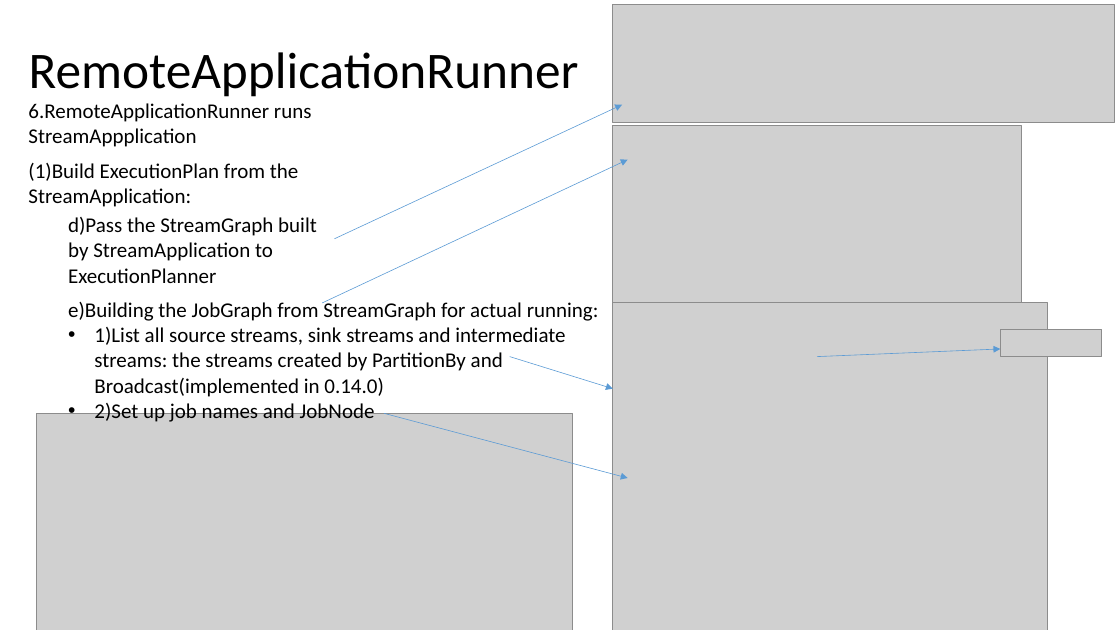
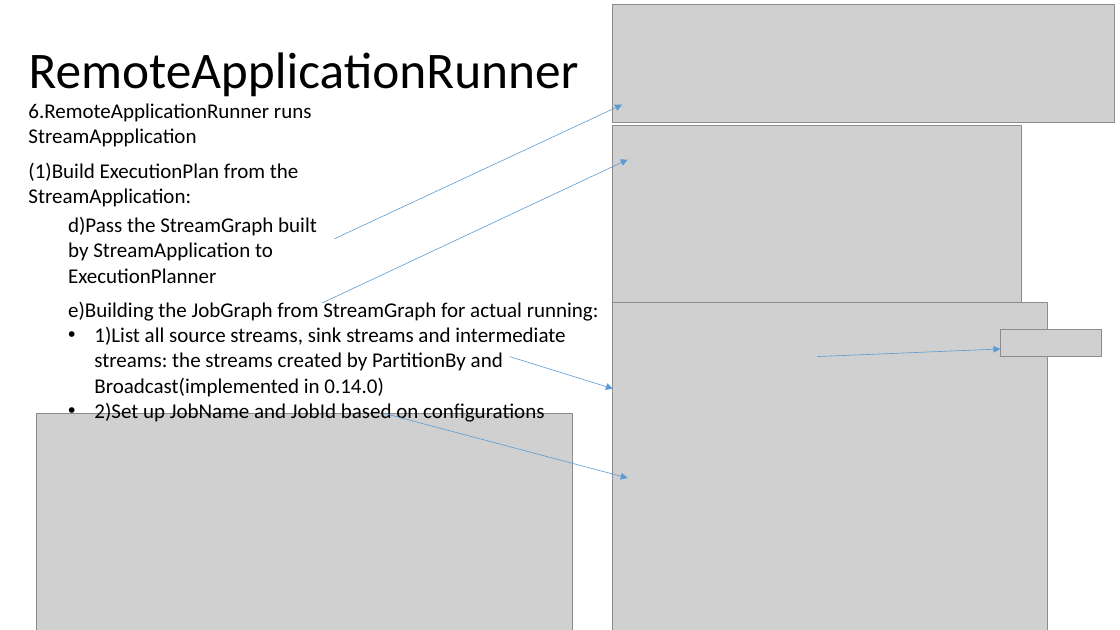
Before and after one commit to Swrrt/Samza-Documents, a slide deck: slide 42 of Documentation/SamzaStructure.pptx (slide 39 before the commit). Drawn at 1120x630 pixels with LibreOffice and Linux fonts; fonts in the diff are those of the drawing; grey boxes stand for pictures. Boxes give left, top, right and bottom in pixels: in the first picture for what was removed or moved away, otherwise in the second. Text is boxed around its words. In the diff, an @@ line names an element or a change of style, - is before the commit and + after.

```diff
--- a/Documentation/SamzaStructure.pptx
+++ b/Documentation/SamzaStructure.pptx
@@ text at <box>94,400,544,424</box>: text changed @@
-• 2)Set up job names and JobNode
+• 2)Set up JobName and JobId based on configurations
```
Also in this commit, not shown: 2 other slides changed, 3 slides added.
